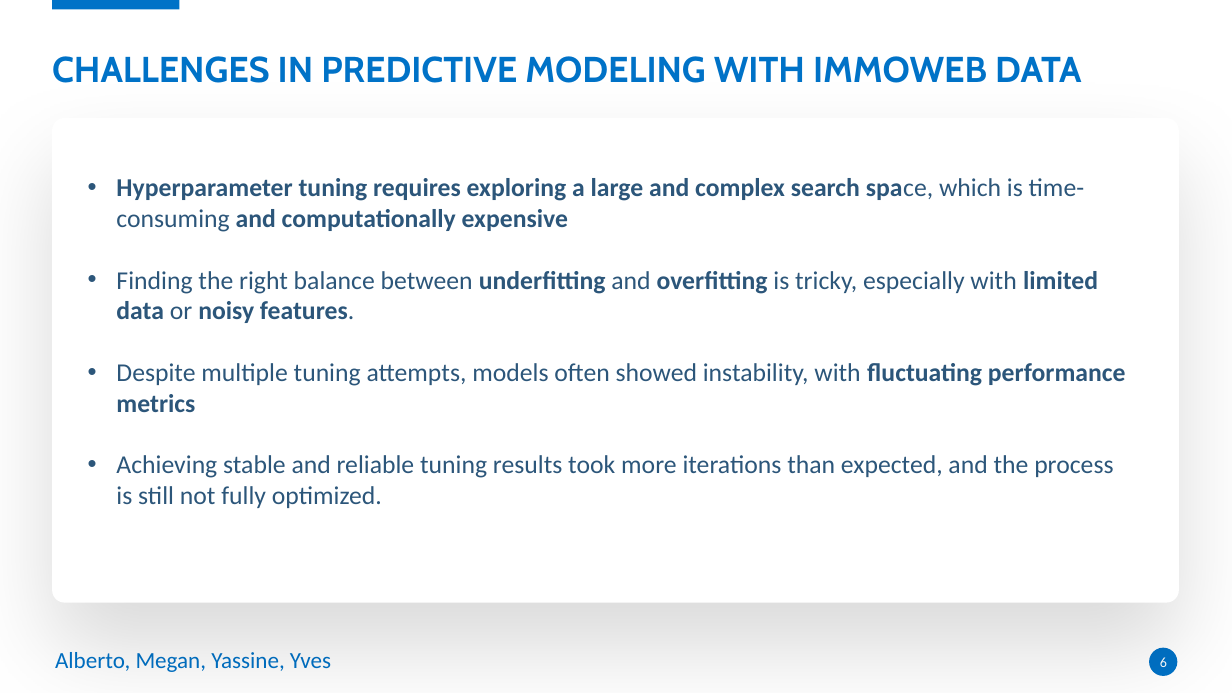
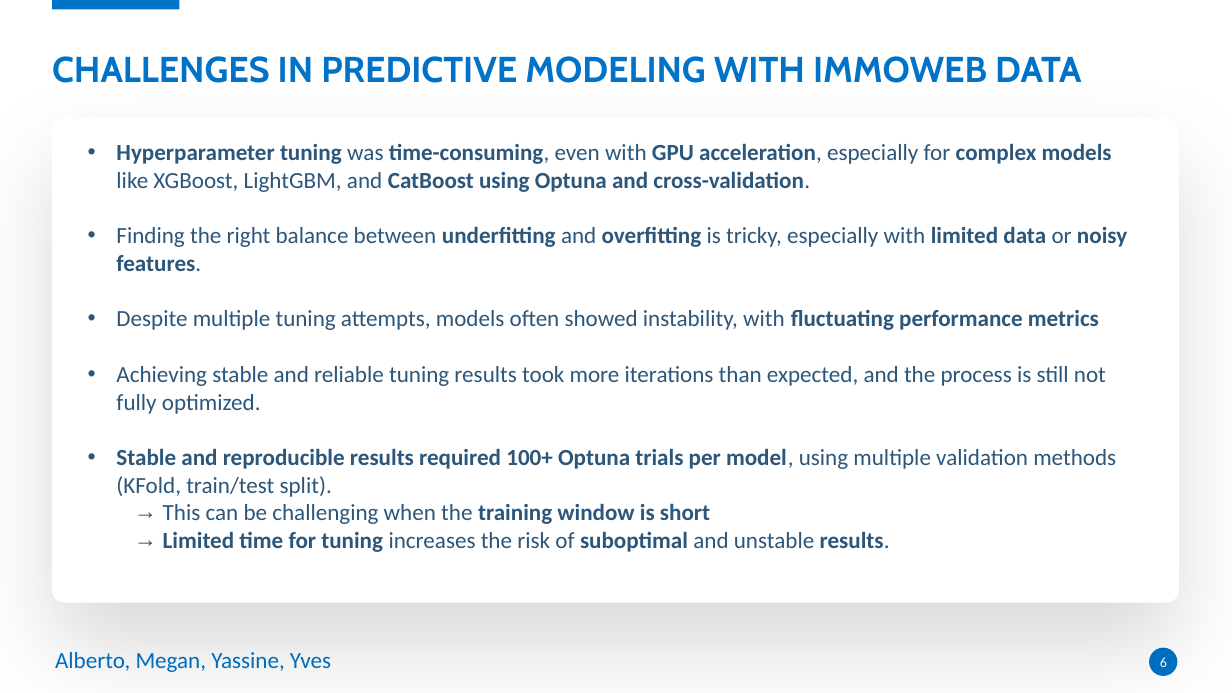
Before and after one commit to meganmarchale/real-estate-price-predictor, a slide deck: slide 6 of deck/02. Immobweb - Machine Learning.pptx. Drawn at 1232x693 pixels with LibreOffice and Linux fonts; fonts in the diff are those of the drawing. Boxes give left, top, right and bottom in pixels: in the first picture for what was removed or moved away, otherwise in the second. Text is boxed around its words. In the diff, an @@ line names an element or a change of style, - is before the commit and + after.

```diff
--- a/deck/02. Immobweb - Machine Learning.pptx
+++ b/deck/02. Immobweb - Machine Learning.pptx
@@ text "Hyperparameter tuning was time-consuming, even ...": place and size @@
-text "Hyperparameter tuning was time-consuming, even ..." at [116,178,1126,508]
+text "Hyperparameter tuning was time-consuming, even ..." at [116,143,1127,552]
@@ text at [116,143,1112,192]: text changed; size 20 to 18 pt @@
-• Hyperparameter tuning requires exploring a large and complex search space, which is time-consuming and computationally expensive
+• Hyperparameter tuning was time-consuming, even with GPU acceleration, especially for complex models like XGBoost, LightGBM, and CatBoost using Optuna and cross-validation.
@@ text at [116,226,1127,414]: size 20 to 18 pt in "Finding the right balance between underfitting and ...", "Despite multiple tuning attempts, models often showed ...", "Achieving stable and reliable tuning results took ..." @@
@@ text at [116,448,1116,552]: paragraphs added @@
+• Stable and reproducible results required 100+ Optuna trials per model, using multiple validation methods (KFold, train/test split).
+  → This can be challenging when the training window is short
+  → Limited time for tuning increases the risk of suboptimal and unstable results.
```
Also in this commit, not shown: 3 other slides changed, 10 other files.
